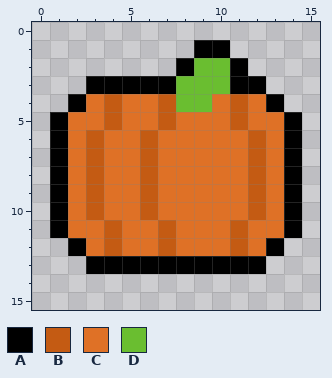
Pixel-art file, stored at WIP/Pumpkin.aseprite. The first picture shows the starting point.
16x16 pixels, 1 frame.
Palette (. is transparent): A #000000  B #c45b13  C #df7126  D #6abe30
Pixels before, first column x 1:
 1 ........AA....
 2 .......ADDA...
 3 ..AAAAADDDAA..
 4 .ACBCCBDDCBCA.
 5 ACCBCCBCCCBCCA
 6 ACBCCBCCCCCBCA
 7 ACBCCBCCCCCBCA
 8 ACBCCBCCCCCBCA
 9 ACBCCBCCCCCBCA
10 ACBCCBCCCCCBCA
11 ACCBCCBCCCBCCA
12 .ACBCCBCCCBCA.
13 ..AAAAAAAAAA..
New version:
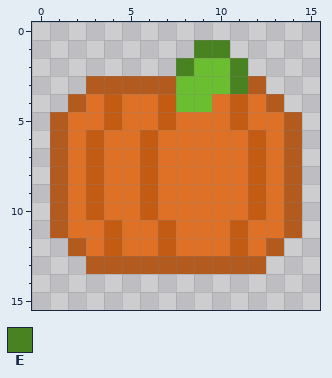
Colours new in this view: E #498321
Changes in this commit:
Colour A changes from #000000 to #b35a1e.
Colour E replaces colour A in row 1 at x 9 to 10; in row 2 at x 8 and 11; in row 3 at x 11.
Changed places in both pictures, as pixel boxes (x1, y1, x2, y2):
changed: (50, 40, 302, 274)
